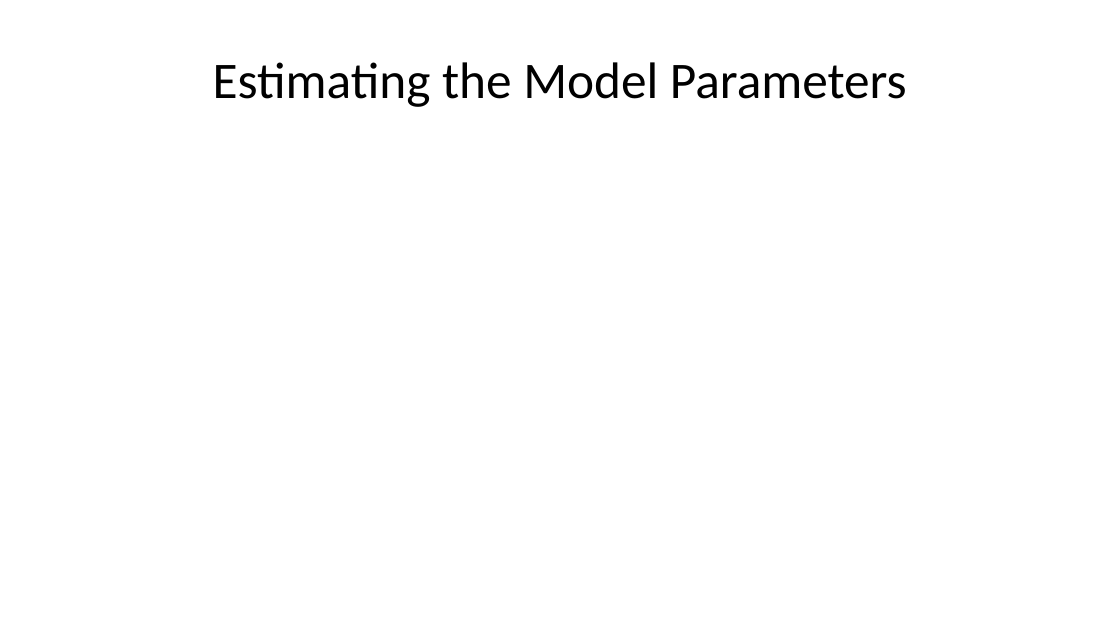
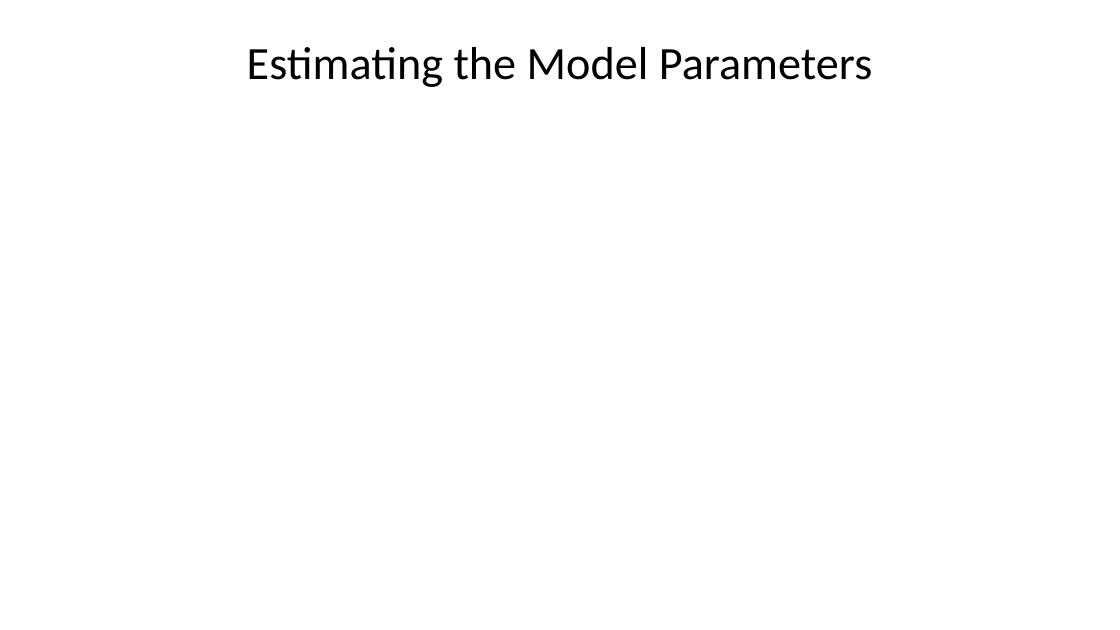
Before and after one commit to StephenElston/CSCI-E-83, a slide deck: slide 22 of LectureSlides/08_IntroductionToLinearModels.pptx. Drawn at 1120x630 pixels with LibreOffice and Linux fonts; fonts in the diff are those of the drawing; grey boxes stand for pictures. Boxes give left, top, right and bottom in pixels: in the first picture for what was removed or moved away, otherwise in the second. Text is boxed around its words. In the diff, an @@ line names an element or a change of style, - is before the commit and + after.

```diff
--- a/LectureSlides/08_IntroductionToLinearModels.pptx
+++ b/LectureSlides/08_IntroductionToLinearModels.pptx
@@ title "Estimating the Model Parameters" at bbox=[247, 47, 872, 87]: size 33 to 29.7 pt @@
```
Also in this commit, not shown: 10 other slides changed, 1 slide added, 1 slide removed.
